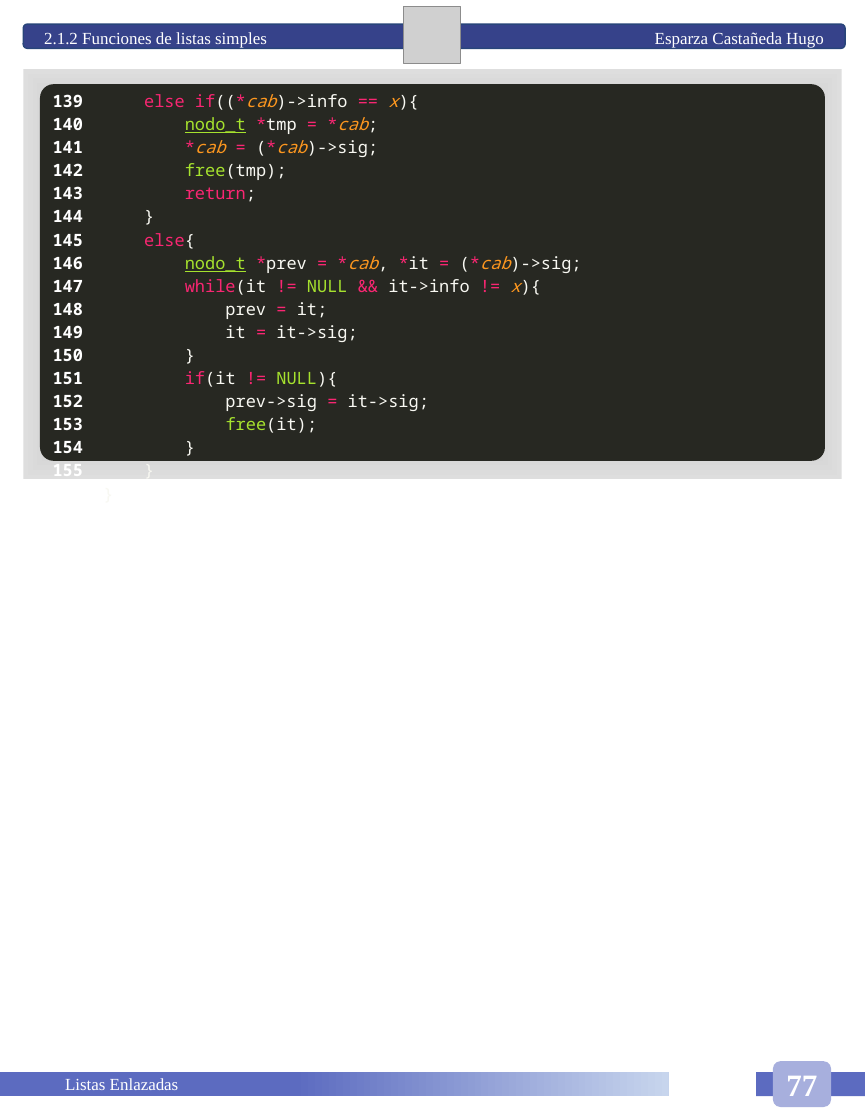
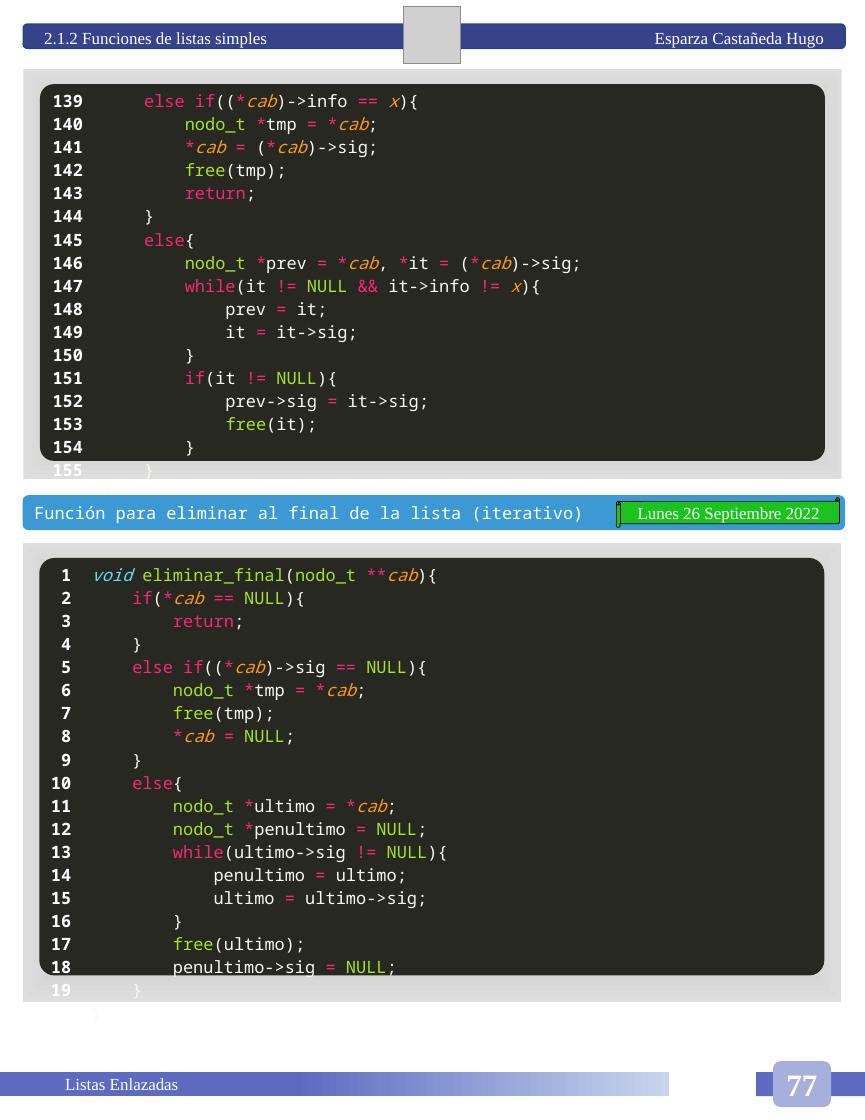
Before and after one commit to HugoEsparzaC/Libreta-Estructuras-II, a slide deck: slide 83 of Libreta Estructuras de Datos II.pptx. Drawn at 865x1120 pixels with LibreOffice and Linux fonts; fonts in the diff are those of the drawing; grey boxes stand for pictures. Boxes give left, top, right and bottom in pixels: in the first picture for what was removed or moved away, otherwise in the second. Text is boxed around its words. In the diff, an @@ line names an element or a change of style, - is before the commit and + after.

```diff
--- a/Libreta Estructuras de Datos II.pptx
+++ b/Libreta Estructuras de Datos II.pptx
@@ table at bbox=[40, 84, 824, 509] @@
@@ underline off in "nodo_t", "nodo_t" @@
@@ rounded rectangle added at bbox=[22, 495, 845, 529], fill #3C99D4, 12 pt, text #FFFFFF @@
+Función para eliminar al final de la lista (iterativo)
@@ horizontal scroll added at bbox=[617, 498, 840, 527], fill #1CC220, outline #000000 0.5 pt, 12 pt, text #FFFFFF @@
+Lunes 26 Septiembre 2022
@@ rectangle added at bbox=[22, 542, 841, 1001], fill gradient #7B7B7B to #BCBCBC to #DEDEDE to #FFFFFF @@
@@ rounded rectangle added at bbox=[40, 558, 824, 975], fill #272822 @@
@@ table added at bbox=[40, 558, 824, 1006], 1 rows, 2 columns @@
+1 / 2 / 3 / 4 / 5 / 6 / 7 / 8 / 9 / 10 / 11 / 12 / 13 / 14 / 15 / 16 / 17 / 18 / 19 / 20 | void eliminar_final(nodo_t **cab){ / if(*cab == NULL){ / return; / } / else if((*cab)->sig == NULL){ / nodo_t *tmp = *cab; / free(tmp); / *cab = NULL; / } / else{ / nodo_t *ultimo = *cab; / nodo_t *penultimo = NULL; / while(ultimo->sig != NULL){ / penultimo = ultimo; / ultimo = ultimo->sig; / } / free(ultimo); / penultimo->sig = NULL; / } / }
```
Also in this commit, not shown: 4 other slides changed, 3 slides added, 1 other file.
